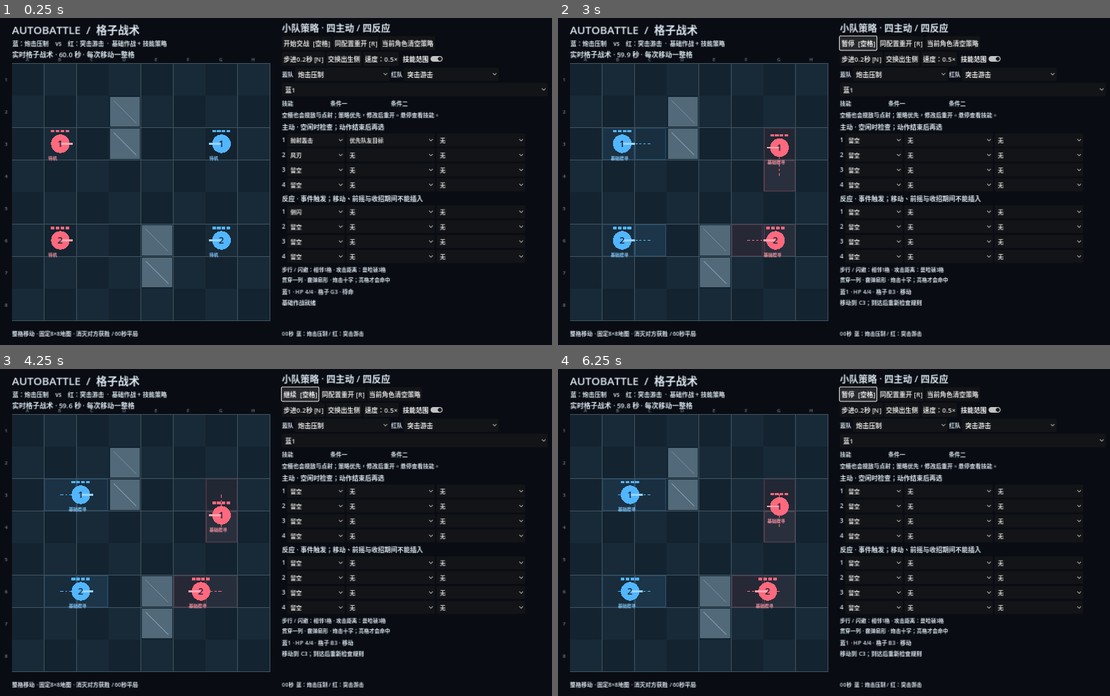
Above: before the commit, frames 1-4 (two rows, left to right).
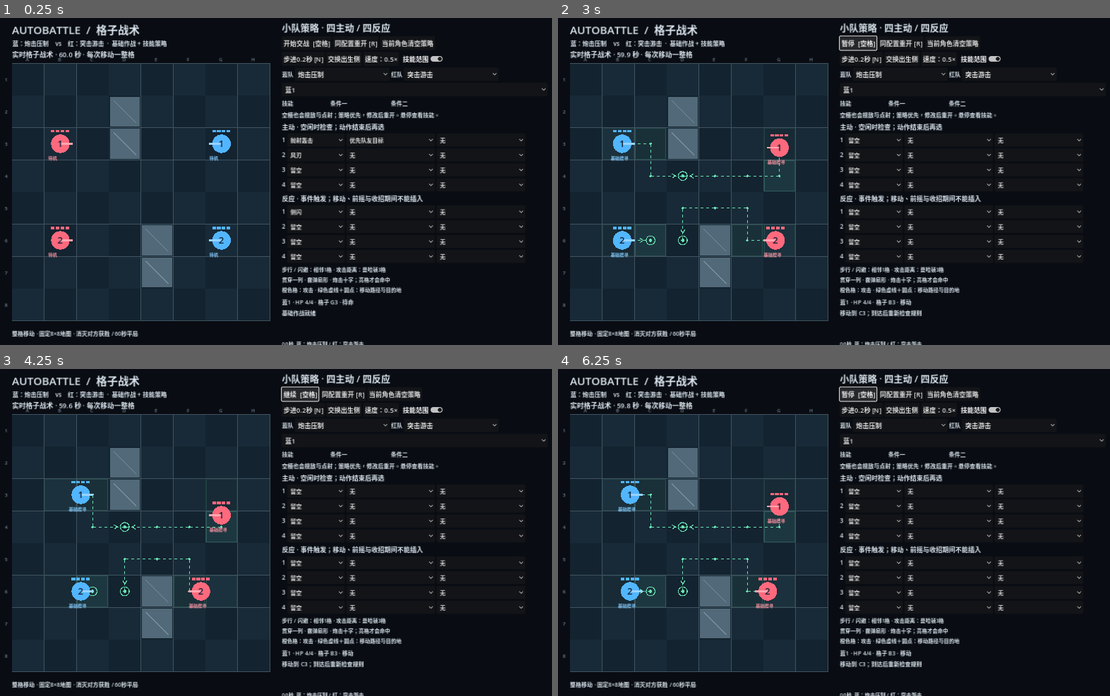
Above: after the commit, the same moments.

Repository: YuanTheouy/test-demo-autobattle
Game: Godot game, scene res://main.tscn
Same seed, same stepped clock (60 frames per second), same inputs: the game is played once before the commit and once after it.
Inputs:
- Up to frame 1 (0.25 s): no input
- Up to frame 2 (3 s): click "同配置重开 [R]" at 0.5 s; click "当前角色清空策略" at 1.25 s; click "交换出生侧" at 2 s; click "开始交战 [空格]" at 2.75 s
- Up to frame 3 (4.25 s): click "暂停 [空格]" at 3.5 s
- Up to frame 4 (6.25 s): click "继续 [空格]" at 4.25 s; click "同配置重开 [R]" at 5 s; click "开始交战 [空格]" at 5.75 s

The runs differ from the first frame. In frame 1, 0.9% of the frame differs, in the area x 51-73%, y 82-100%; in frame 2, 1.5%, in the area x 13-73%, y 33-100%; in frame 3, 1.4%; in frame 4, 1.4%.

Commit message:
区分攻击与移动提示并恢复完整路径和目标点

Diff:
--- a/scripts/grid_battle.gd
+++ b/scripts/grid_battle.gd
@@ -2,6 +2,8 @@
 
 # Grid simulation. p is always the occupied cell center; movement is animated separately.
 const CELL := 80.0
+const MOVE_HINT := Color("69e3b3")
+const ATTACK_HINT := Color("ffae57")
 const DIRS := [Vector2i.RIGHT, Vector2i.DOWN, Vector2i.LEFT, Vector2i.UP]
 var pending: Array = []
 var grid_fx: Array = []
@@ -33,7 +35,7 @@
 			if child.text.begins_with("反应 ·"): child.text = "反应 · 事件触发；移动、前摇与收招期间不能插入"
 			if child.text.begins_with("AUTOBATTLE"): child.text = "AUTOBATTLE  /  格子战术"
 		update_grid_labels(child)
-	skill_help.text = "步行 / 闪避：相邻1格 · 攻击距离：曼哈顿3格\n贯穿一列 · 霰弹扇形 · 炮击十字；亮格才会命中"
+	skill_help.text = "步行 / 闪避：相邻1格 · 攻击距离：曼哈顿3格\n贯穿一列 · 霰弹扇形 · 炮击十字；亮格才会命中\n橙色格：攻击 · 绿色虚线＋圆点：移动路径与目的地"
 
 func setup_navigation() -> void: pass
 func refresh_boundary_navigation() -> void: pass
@@ -75,6 +77,7 @@
 		u.attack_cells = []
 		u.last_cell = Vector2i(-1, -1)
 		u.pp_seen = {}
+		u.planned_path = []
 	refresh_ui()
 
 func refresh_ui() -> void:
@@ -111,7 +114,7 @@
 	queue_redraw()
 	if "--preview" in OS.get_cmdline_user_args():
 		preview_frames += 1
-		if preview_frames == 600: capture_preview.call_deferred()
+		if preview_frames == (20 if "--movement-preview" in OS.get_cmdline_user_args() else 600): capture_preview.call_deferred()
 
 func passes_condition(u: Dictionary, target: int, condition: String) -> bool:
 	if condition == "敌人距离≤2格": return target >= 0 and distance(cell_of(u.p), cell_of(units[target].p)) <= 2
@@ -211,6 +214,7 @@
 func start_step(u: Dictionary, c: Vector2i, duration := 0.55) -> bool:
 	if u.get("moving", false) or distance(cell_of(u.p), c) != 1 or not free_cell(c, u.uid): return false
 	u.moving = true
+	u.planned_path = [cell_of(u.p), c]
 	u.move_to = c
 	u.move_total = duration * (1.5 if u.slow > 0 else 1.0)
 	u.move_left = u.move_total
@@ -218,21 +222,28 @@
 	u.reason = "移动到 %s%d；到达后重新检查规则" % [char(65 + c.x), c.y + 1]
 	return true
 
-func first_step(u: Dictionary, goal: Vector2i) -> Vector2i:
+func route_to(u: Dictionary, goal: Vector2i) -> Array:
 	var start := cell_of(u.p)
 	var queue: Array = [start]
 	var previous := {start: start}
 	while not queue.is_empty():
 		var c: Vector2i = queue.pop_front()
 		if c == goal:
-			while previous[c] != start and c != start: c = previous[c]
-			return c
+			var route: Array = [c]
+			while c != start:
+				c = previous[c]
+				route.push_front(c)
+			return route
 		for d in DIRS:
 			var next: Vector2i = c + d
 			if next not in previous and free_cell(next, u.uid):
 				previous[next] = c
 				queue.append(next)
-	return start
+	return []
+
+func first_step(u: Dictionary, goal: Vector2i) -> Vector2i:
+	var route := route_to(u, goal)
+	return route[1] if route.size() > 1 else cell_of(u.p)
 
 func movement_skill(u: Dictionary, target: int, skill: String) -> bool:
 	var best := cell_of(u.p)
@@ -375,7 +386,8 @@
 			if cost < best and first_step(u, c) != cell_of(u.p): best = cost; goal = c
 	var step := first_step(u, goal)
 	if step == cell_of(u.p): u.patrol += 1; u.phase = "待命"; return
-	start_step(u, step)
+	var planned := route_to(u, goal)
+	if start_step(u, step): u.planned_path = planned
 	u.intent = "基础接敌" if not visible.is_empty() else "基础搜寻"
 
 func simulate(dt: float) -> void:
@@ -481,8 +493,8 @@
 		paint_cells(range_cells, Color("d4e4ee"), 0.08)
 	if show_aim:
 		for u in units:
-			if u.hp > 0 and u.phase == "吟唱": paint_cells(u.attack_cells, BLUE if u.team == 0 else RED, 0.20)
-		for a in pending: paint_cells(a.cells, BLUE if a.team == 0 else RED, 0.28)
+			if u.hp > 0 and u.phase == "吟唱": paint_cells(u.attack_cells, ATTACK_HINT, 0.20)
+		for a in pending: paint_cells(a.cells, ATTACK_HINT, 0.28)
 	for fx in grid_fx: paint_cells(fx.cells, GOLD, fx.life * 1.8)
 	for a in pending:
 		if a.total <= 0: continue
@@ -491,14 +503,32 @@
 			var p: Vector2 = a.origin.lerp(center(c), t)
 			if a.skill == "抛射轰击": p.y -= sin(t * PI) * 65
 			draw_circle(ORIGIN + p, 4, GOLD)
+	# Movement guidance is independent of the attack-range toggle.
+	for u in units:
+		if u.hp <= 0 or not u.moving: continue
+		var route: Array = u.get("planned_path", [cell_of(u.p), u.move_to])
+		var previous: Vector2 = ORIGIN + u.p.lerp(center(u.move_to), clampf(1 - u.move_left / u.move_total, 0, 1))
+		for index in range(1, route.size()):
+			var point := ORIGIN + center(route[index])
+			draw_dashed_line(previous, point, MOVE_HINT, 2, 7)
+			if index < route.size() - 1: draw_circle(point, 3, MOVE_HINT)
+			previous = point
+		paint_cells([u.move_to], MOVE_HINT, 0.07)
+		if not route.is_empty():
+			var endpoint := ORIGIN + center(route.back())
+			draw_arc(endpoint, 11, 0, TAU, 28, MOVE_HINT, 2)
+			draw_circle(endpoint, 4, MOVE_HINT)
+			if route.size() > 1:
+				var direction := (endpoint - ORIGIN - center(route[route.size() - 2])).normalized()
+				var arrow := endpoint - direction * 18
+				draw_line(arrow, arrow - direction.rotated(0.55) * 10, MOVE_HINT, 2)
+				draw_line(arrow, arrow - direction.rotated(-0.55) * 10, MOVE_HINT, 2)
 	for u in units:
 		var color: Color = BLUE if u.team == 0 else RED
 		var p: Vector2 = u.p
 		if u.moving:
 			p = u.p.lerp(center(u.move_to), clampf(1 - u.move_left / u.move_total, 0, 1))
-			paint_cells([cell_of(u.p)], color, 0.06)
-			draw_dashed_line(ORIGIN + u.p, ORIGIN + center(u.move_to), color, 1, 5)
-			if show_aim: paint_cells([u.move_to], color, 0.08)
+			paint_cells([cell_of(u.p)], MOVE_HINT, 0.04)
 		p += ORIGIN
 		if u.hp <= 0:
 			draw_line(p - Vector2(8, 8), p + Vector2(8, 8), color.darkened(0.5), 3)
Binary file changed: preview.png
Not shown, changed: README.md
